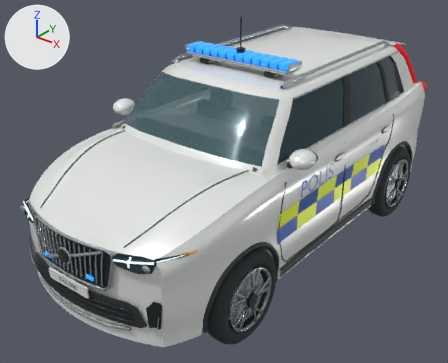
Two versions of the Blender file source_blender/volvo_xc60_polis.blend, one commit apart.
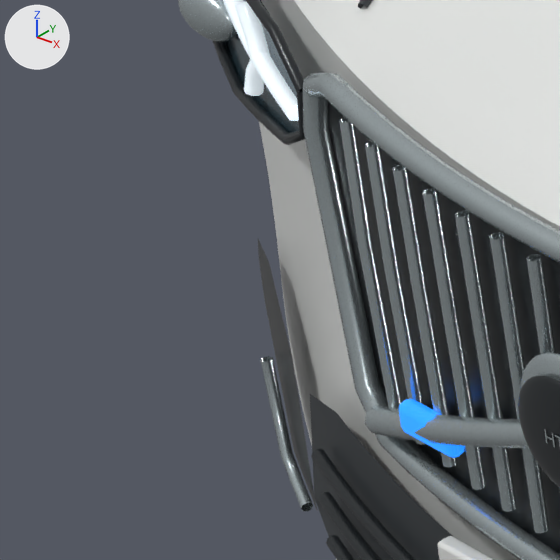
The first picture shows the older version from a 50 mm lens placed at (3.55, -4.92, 3.61), pointed at (-0.09, -0.37, 0.79). The close-ups show the older and then the newer version on the part from 0% to 14% of the width and 57% to 74% of the height of that picture. Only the edits that show in the close-ups are written down. Every picture has the same lights, and +X, +Y and +Z are marked at upper left.

Objects in the first close-up: 'Concave vertical grille blade', 'Concave vertical grille blade.001', 'Concave vertical grille blade.002', 'Concave vertical grille blade.003', 'Concave vertical grille blade.004', 'Concave vertical grille blade.005', 'Grille intake cavity', 'Grille satin edge', 'Lower bumper intake', 'Twin-ridge clamshell bonnet', 'Volvo iron diagonal', 'Wrapped bumper stamping' and 18 more.
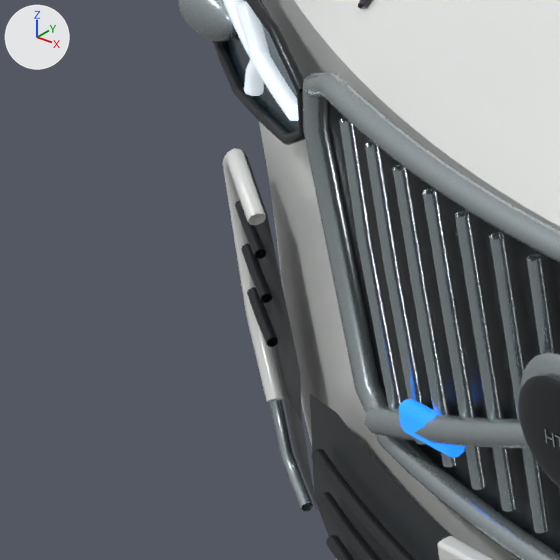
Location of each change, (x1, y1, x2, y2) in pixels of the close-ups (560 x 560 px):
'Intake return lip', added: after (222, 148, 285, 402)
'Corner intake recess', added: after (244, 152, 302, 422)
'Corner intake vane', added (black): after (247, 287, 279, 347)
'Corner intake vane.001', added (black): after (241, 244, 273, 303)
'Corner intake vane.002', added (black): after (235, 200, 267, 259)
'Lower corner intake', unchanged, covered by the edit: before (258, 239, 318, 512); after (274, 347, 318, 512)

Diff of the bpy script that builds the scene:
```diff
--- a/source_blender/volvo_xc60_polis.blend.py
+++ b/source_blender/volvo_xc60_polis.blend.py
@@ cu_corner_intake_vane_002 @@
+cu_corner_intake_vane_002 = bpy.data.curves.new('Corner intake vane.002', 'CURVE')
+cu_corner_intake_vane_002.dimensions = '3D'
+_sp = cu_corner_intake_vane_002.splines.new('POLY'); _sp.points.add(2)
+_sp.points.foreach_set('co', [-0.717, -2.319, 0.816, 1.0, -0.757, -2.302, 0.823, 1.0, -0.789, -2.288, 0.832, 1.0])
+cu_corner_intake_vane_002.materials.append(mat_xc60_grille_basalt)  # black #24292c
+cu_corner_intake_vane_002.bevel_resolution = 2
+cu_corner_intake_vane_002.bevel_depth = 0.006
+cu_corner_intake_vane_002.fill_mode = 'FULL'
@@ cu_corner_intake_vane_001 @@
+cu_corner_intake_vane_001 = bpy.data.curves.new('Corner intake vane.001', 'CURVE')
+cu_corner_intake_vane_001.dimensions = '3D'
+_sp = cu_corner_intake_vane_001.splines.new('POLY'); _sp.points.add(2)
+_sp.points.foreach_set('co', [-0.717, -2.32, 0.766, 1.0, -0.757, -2.303, 0.773, 1.0, -0.789, -2.288, 0.782, 1.0])
+cu_corner_intake_vane_001.materials.append(mat_xc60_grille_basalt)  # black #24292c
+cu_corner_intake_vane_001.bevel_resolution = 2
+cu_corner_intake_vane_001.bevel_depth = 0.006
+cu_corner_intake_vane_001.fill_mode = 'FULL'
@@ cu_corner_intake_vane @@
+cu_corner_intake_vane = bpy.data.curves.new('Corner intake vane', 'CURVE')
+cu_corner_intake_vane.dimensions = '3D'
+_sp = cu_corner_intake_vane.splines.new('POLY'); _sp.points.add(2)
+_sp.points.foreach_set('co', [-0.717, -2.321, 0.716, 1.0, -0.757, -2.304, 0.723, 1.0, -0.789, -2.29, 0.732, 1.0])
+cu_corner_intake_vane.materials.append(mat_xc60_grille_basalt)  # black #24292c
+cu_corner_intake_vane.bevel_resolution = 2
+cu_corner_intake_vane.bevel_depth = 0.006
+cu_corner_intake_vane.fill_mode = 'FULL'
@@ cu_intake_return_lip @@
+cu_intake_return_lip = bpy.data.curves.new('Intake return lip', 'CURVE')
+cu_intake_return_lip.dimensions = '3D'
+_sp = cu_intake_return_lip.splines.new('POLY'); _sp.points.add(5)
+_sp.points.foreach_set('co', [-0.716, -2.318, 0.855, 1.0, -0.751, -2.303, 0.871, 1.0, -0.786, -2.288, 0.887, 1.0, -0.822, -2.27, 0.861, 1.0, -0.804, -2.282, 0.698, 1.0, -0.754, -2.305, 0.627, 1.0])
+cu_intake_return_lip.materials.append(mat_xc60_ceramic_white)  # white #f2f5f2
+cu_intake_return_lip.bevel_resolution = 2
+cu_intake_return_lip.bevel_depth = 0.009
+cu_intake_return_lip.fill_mode = 'FULL'
@@ ob_corner_intake_vane_002 @@
+ob_corner_intake_vane_002 = bpy.data.objects.new('Corner intake vane.002', cu_corner_intake_vane_002)
+ob_corner_intake_vane_002.parent = ob_volvo_xc60_patrol
+ob_corner_intake_vane_002.location = (0.0, 0.0, 0.0)
@@ ob_corner_intake_vane_001 @@
+ob_corner_intake_vane_001 = bpy.data.objects.new('Corner intake vane.001', cu_corner_intake_vane_001)
+ob_corner_intake_vane_001.parent = ob_volvo_xc60_patrol
+ob_corner_intake_vane_001.location = (0.0, 0.0, 0.0)
@@ ob_corner_intake_vane @@
+ob_corner_intake_vane = bpy.data.objects.new('Corner intake vane', cu_corner_intake_vane)
+ob_corner_intake_vane.parent = ob_volvo_xc60_patrol
+ob_corner_intake_vane.location = (0.0, 0.0, 0.0)
@@ ob_intake_return_lip @@
+ob_intake_return_lip = bpy.data.objects.new('Intake return lip', cu_intake_return_lip)
+ob_intake_return_lip.parent = ob_volvo_xc60_patrol
+ob_intake_return_lip.location = (0.0, 0.0, 0.0)
@@ ob_corner_intake_recess @@
+ob_corner_intake_recess = bpy.data.objects.new('Corner intake recess', me_corner_intake_recess)  # 217 vertices, 180 faces; spans x -0.822..-0.665, y -2.328..-2.258, z 0.627..0.887; in mat_grained_lower_cladding (dark grey #32373a)
+ob_corner_intake_recess.parent = ob_volvo_xc60_patrol
+ob_corner_intake_recess.location = (0.0, 0.0, 0.0)
```
